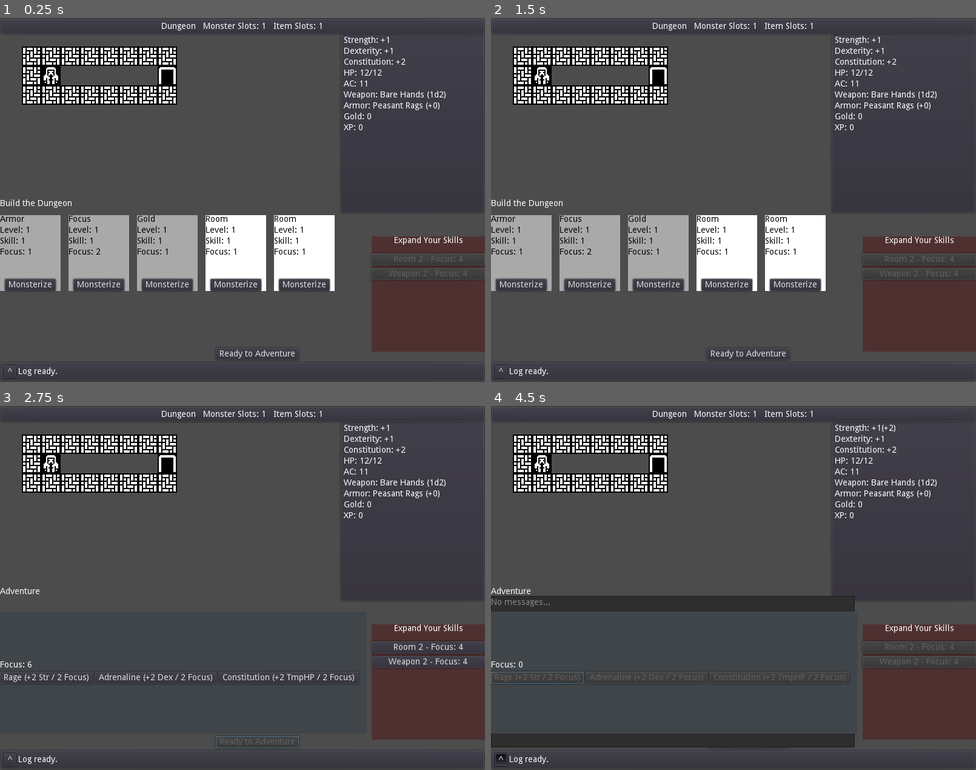
Above: before the commit, frames 1-4 (two rows, left to right).
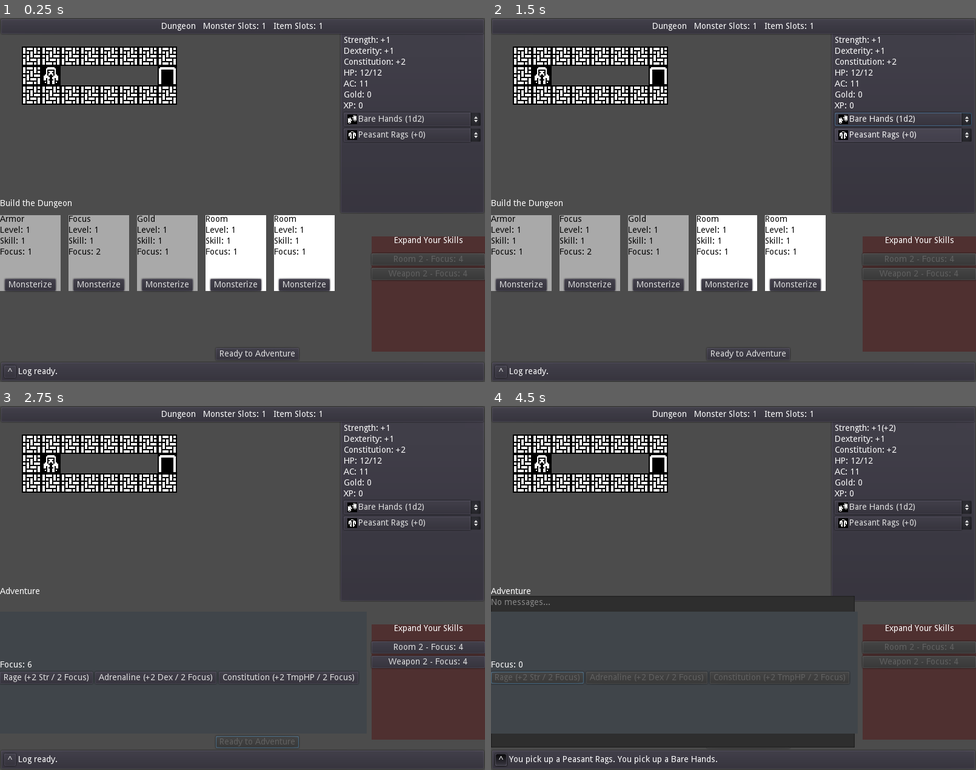
Above: after the commit, the same moments.

Repository: doctor-g/7DRL-2021
Game: Godot game, scene res://src/Game.tscn
The game is run twice, just before and just after one commit, with the same random seed, the same clock (stepped at 60 frames per second) and the same inputs.
Inputs (mouse positions are in pixels of both pictures, inside the frame that each line leads up to):
- Up to frame 1 (0.25 s): no input
- Up to frame 2 (1.5 s): click (903, 119) at 0.5 s, where only the run after the commit has a clickable "Bare Hands (1d2)"; click (903, 134) at 1.25 s, where only the run after the commit has a clickable "Peasant Rags (+0)"
- Up to frame 3 (2.75 s): click "Ready to Adventure" at 2 s
- Up to frame 4 (4.5 s): click "Room 2 - Focus: 4" at 2.75 s; click "^" at 3.5 s; click "Rage (+2 Str / 2 Focus)" at 4.25 s

The runs differ from the first frame. In frame 1, 0.8% of the frame differs, in the area x 70-100%, y 20-34%; in frame 2, 0.9%; in frame 3, 0.8%; in frame 4, 1.1%, in the area x 3-100%, y 20-99%.

Commit message:
Implement interactive inventory management

Diff:
--- a/project/src/Dungeon/ArmorActor.gd
+++ b/project/src/Dungeon/ArmorActor.gd
@@ -2,3 +2,6 @@
 extends "res://src/Dungeon/ItemActor.gd"
 
 var ac_bonus : int
+
+func to_string()->String:
+	return "%s (+%d)" % [name, ac_bonus]
--- a/project/src/Dungeon/HeroPawn.gd
+++ b/project/src/Dungeon/HeroPawn.gd
@@ -12,10 +12,10 @@
 var active := false
 
 var weapons : Array = []
-var equipped_weapon : WeaponActor = _make_starting_weapon() setget _equip_weapon
+var equipped_weapon : WeaponActor setget equip_weapon
 
 var armor : Array = []
-var equipped_armor : ArmorActor = _make_starting_armor() setget _equip_armor
+var equipped_armor : ArmorActor setget equip_armor
 
 var ac : int = 10 setget _set_ac
 
@@ -29,6 +29,9 @@
 func _init():
 	max_hp = 10
 	hp = 10
+
+	_pickup(_make_starting_armor())
+	_pickup(_make_starting_weapon())
 
 	var attributes : Array = ["strength", "dexterity", "constitution"]
 
@@ -112,6 +115,7 @@
 			move_to(desired_x, desired_y)# Pick up anything that was there
 			for actor in actors_there:
 				if actor.pickupable:
+					dungeon.remove(actor)
 					_pickup(actor)
 
 		emit_signal("took_turn")
@@ -128,24 +132,28 @@
 
 
 func _pickup(actor:Actor):
-	dungeon.remove(actor)
 	if actor is WeaponActor:
 		weapons.append(actor)
-		_equip_weapon(actor)
+		equip_weapon(actor)
 	if actor is ArmorActor:
 		armor.append(actor)
-		_equip_armor(actor)
+		equip_armor(actor)
 	if actor is GoldActor:
 		_set_gold(gold + actor.amount)
 	Log.queue("You pick up a %s." % actor.name)
 
 
-func _equip_weapon(weapon:WeaponActor) -> void:
+func equip_weapon(weapon:WeaponActor) -> void:
+	print("I have %d weapons" % weapons.size())
+	for x in weapons:
+		print(x.name)
+	assert(weapons.has(weapon), "%s is not in my inventory" % weapon.name)
 	equipped_weapon = weapon
 	emit_signal("equipment_changed")
 
 
-func _equip_armor(new_armor:ArmorActor) -> void:
+func equip_armor(new_armor:ArmorActor) -> void:
+	assert(armor.has(new_armor), "That is not in my inventory")
 	equipped_armor = new_armor
 	_update_ac()
 	emit_signal("equipment_changed")
--- a/project/src/Dungeon/WeaponActor.gd
+++ b/project/src/Dungeon/WeaponActor.gd
@@ -2,3 +2,6 @@
 extends "res://src/Dungeon/ItemActor.gd"
 
 var damage : String
+
+func to_string()->String:
+	return "%s (%s)" % [name, damage]
--- a/project/src/UI/PlayerInfoPanel.gd
+++ b/project/src/UI/PlayerInfoPanel.gd
@@ -1,17 +1,22 @@
 extends Control
 
+const _TEXTURE_CELL_SIZE := 16
+
+var _hero:HeroPawn
+
 onready var _hp_label := $VBoxContainer/HPLabel
-onready var _weapon_label := $VBoxContainer/WeaponLabel
-onready var _armor_label := $VBoxContainer/ArmorLabel
 onready var _ac_label := $VBoxContainer/ACLabel
 onready var _xp_label := $VBoxContainer/XPLabel
 onready var _gold_label := $VBoxContainer/GoldLabel
 onready var _str_label := $VBoxContainer/StrLabel
 onready var _dex_label := $VBoxContainer/DexLabel
 onready var _con_label := $VBoxContainer/ConLabel
-
+onready var _weapon_selector := $VBoxContainer/WeaponSelector
+onready var _armor_selector := $VBoxContainer/ArmorSelector
 
 func init(hero:HeroPawn)->void:
+	_hero = hero
+
 	for attribute in ["equipment", "hp", "gold", "xp", "ac"]:
 		var signal_name = "%s_changed" % attribute
 		var method_name = "_on_%s" % signal_name
@@ -23,11 +28,40 @@
 		hero.get(attribute).connect("changed", self, method_name, [hero])
 		call(method_name, hero)
 
+	_update_weapon_selector()
+	_update_armor_selector()
 
 
-func _on_equipment_changed(hero:HeroPawn)->void:
-	_weapon_label.text = "Weapon: %s (%s)" % [ hero.equipped_weapon.name, hero.equipped_weapon.damage]
-	_armor_label.text = "Armor: %s (+%s)" % [ hero.equipped_armor.name, hero.equipped_armor.ac_bonus]
+func _on_equipment_changed(_the_hero:HeroPawn)->void:
+	_update_weapon_selector()
+	_update_armor_selector()
+
+
+func _update_weapon_selector():
+	_weapon_selector.clear()
+	for weapon in _hero.weapons:
+		_weapon_selector.add_icon_item(_texture_from(weapon), weapon.to_string())
+	_weapon_selector.selected = _hero.weapons.find(_hero.equipped_weapon)
+
+
+func _update_armor_selector():
+	_armor_selector.clear()
+	for armor in _hero.armor:
+		_armor_selector.add_icon_item(_texture_from(armor), armor.to_string())
+	_armor_selector.selected = _hero.armor.find(_hero.equipped_armor)
+
+
+func _texture_from(item:ItemActor)->Texture:
+	var original_texture : Texture = item.get_node("Sprite").texture
+	var result := AtlasTexture.new()
+	result.atlas = original_texture
+# warning-ignore:integer_division
+	var columns := original_texture.get_width() / _TEXTURE_CELL_SIZE
+	var x : int = item.frame % columns
+# warning-ignore:integer_division
+	var y : int = item.frame / columns
+	result.region = Rect2(x*16,y*16,16,16)
+	return result
 
 
 func _on_ac_changed(hero:HeroPawn)->void:
@@ -68,3 +102,15 @@
 	_con_label.text = "Constitution: %s" % _format(hero.constitution.base_value)
 	if hero.constitution.modifier!=0:
 		_con_label.text += "(%s)" % _format(hero.constitution.modifier)
+
+
+func _on_WeaponSelector_item_selected(index:int):
+	_hero.equip_weapon(_hero.weapons[index])
+	Log.queue("You ready your %s." % _hero.equipped_weapon.name)
+	_hero.emit_signal("took_turn")
+
+
+func _on_ArmorSelector_item_selected(index):
+	_hero.equip_armor(_hero.armor[index])
+	Log.queue("You suit up in your %s." % _hero.equipped_armor.name)
+	_hero.emit_signal("took_turn")
--- a/project/src/UI/PlayerInfoPanel.tscn
+++ b/project/src/UI/PlayerInfoPanel.tscn
@@ -48,26 +48,26 @@
 "_edit_use_anchors_": false
 }
 
-[node name="WeaponLabel" type="Label" parent="VBoxContainer"]
+[node name="GoldLabel" type="Label" parent="VBoxContainer"]
 margin_top = 90.0
 margin_right = 786.0
 margin_bottom = 104.0
-text = "Weapon: XYZ"
+text = "Gold: 111"
 
-[node name="ArmorLabel" type="Label" parent="VBoxContainer"]
+[node name="XPLabel" type="Label" parent="VBoxContainer"]
 margin_top = 108.0
 margin_right = 786.0
 margin_bottom = 122.0
-text = "Armor: XYZ"
+text = "XP: 123"
 
-[node name="GoldLabel" type="Label" parent="VBoxContainer"]
+[node name="WeaponSelector" type="OptionButton" parent="VBoxContainer"]
 margin_top = 126.0
 margin_right = 786.0
-margin_bottom = 140.0
-text = "Gold: 111"
+margin_bottom = 146.0
 
-[node name="XPLabel" type="Label" parent="VBoxContainer"]
-margin_top = 144.0
+[node name="ArmorSelector" type="OptionButton" parent="VBoxContainer"]
+margin_top = 150.0
 margin_right = 786.0
-margin_bottom = 158.0
-text = "XP: 123"
+margin_bottom = 170.0
+[connection signal="item_selected" from="VBoxContainer/WeaponSelector" to="." method="_on_WeaponSelector_item_selected"]
+[connection signal="item_selected" from="VBoxContainer/ArmorSelector" to="." method="_on_ArmorSelector_item_selected"]
